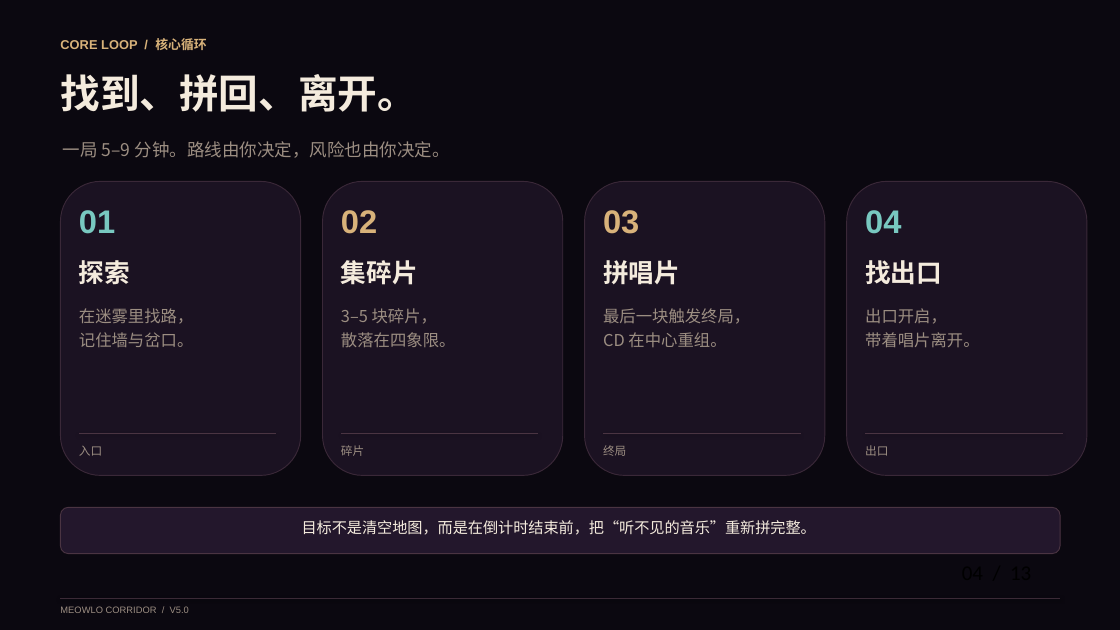
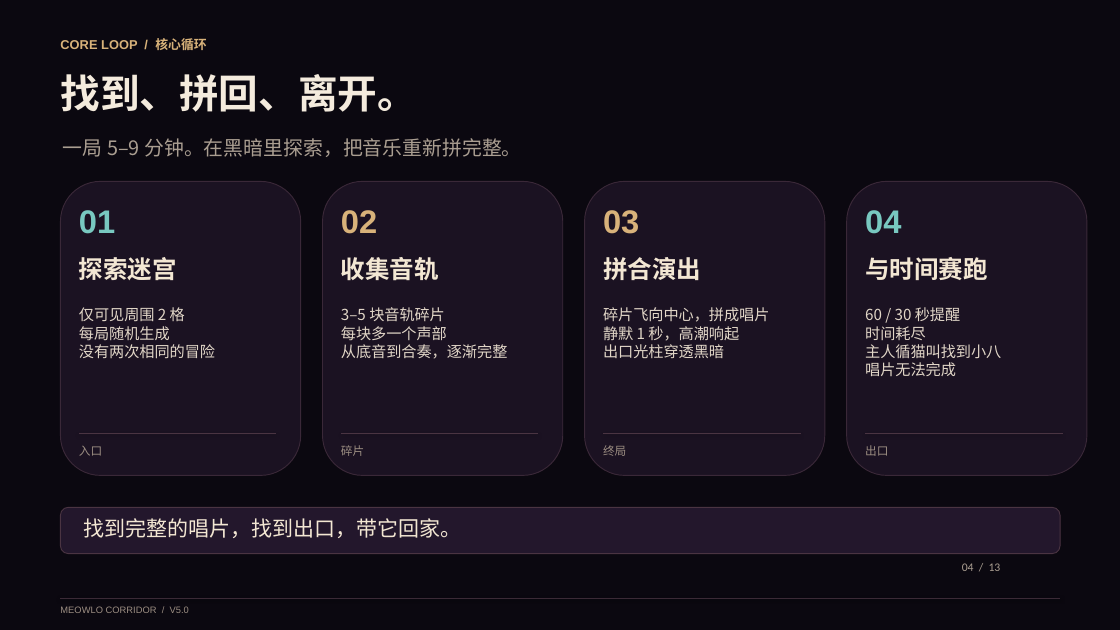
Before and after one commit to Mr-WildFire/meowlo-corridor, a slide deck: slide 4 of docs/喵音回廊-V5.0-答辩PPT.pptx. Drawn at 1120x630 pixels with LibreOffice and Linux fonts; fonts in the diff are those of the drawing. Boxes give left, top, right and bottom in pixels: in the first picture for what was removed or moved away, otherwise in the second. Text is boxed around its words. In the diff, an @@ line names an element or a change of style, - is before the commit and + after.

```diff
--- a/docs/喵音回廊-V5.0-答辩PPT.pptx
+++ b/docs/喵音回廊-V5.0-答辩PPT.pptx
@@ text at (63,138,521,157): text changed; size 15 to 17 pt; text colour #9C8E82 to #AA9E91 @@
-一局 5–9 分钟。路线由你决定，风险也由你决定。
+一局 5–9 分钟。在黑暗里探索，把音乐重新拼完整。
@@ text at (79,257,177,280): text changed; size 22 to 21 pt; text colour #F4EBDD to #F3E7D3 @@
-探索
+探索迷宫
@@ text at (341,257,439,281): text changed; size 22 to 21 pt; text colour #F4EBDD to #F3E7D3 @@
-集碎片
+收集音轨
@@ text at (603,257,701,280): text changed; size 22 to 21 pt; text colour #F4EBDD to #F3E7D3 @@
-拼唱片
+拼合演出
@@ text at (865,257,988,280): text changed; size 22 to 21 pt; text colour #F4EBDD to #F3E7D3 @@
-找出口
+与时间赛跑
@@ text at (79,307,215,359): text changed; size 14 to 13 pt; text colour #9C8E82 to #E1D6C7 @@
-在迷雾里找路，
-记住墙与岔口。
+仅可见周围 2 格
+每局随机生成
+没有两次相同的冒险
@@ text at (341,307,507,359): text changed; size 14 to 13 pt; text colour #9C8E82 to #E1D6C7 @@
-3–5 块碎片，
-散落在四象限。
+3–5 块音轨碎片
+每块多一个声部
+从底音到合奏，逐渐完整
@@ text at (603,307,769,358): text changed; size 14 to 13 pt; text colour #9C8E82 to #E1D6C7 @@
-最后一块触发终局，
-CD 在中心重组。
+碎片飞向中心，拼成唱片
+静默 1 秒，高潮响起
+出口光柱穿透黑暗
@@ text at (865,307,1001,376): text changed; size 14 to 13 pt; text colour #9C8E82 to #E1D6C7 @@
-出口开启，
-带着唱片离开。
+60 / 30 秒提醒
+时间耗尽
+主人循猫叫找到小八
+唱片无法完成
@@ text at (84,518,462,538): text changed; size 13 to 18 pt; text colour #F4EBDD to #F3E7D3 @@
-目标不是清空地图，而是在倒计时结束前，把“听不见的音乐”重新拼完整。
+找到完整的唱片，找到出口，带它回家。
@@ text added at (962,563,1001,571), 10 pt, text #AA9E91 @@
+04 / 13
```
Also in this commit, not shown: 12 other slides changed.
